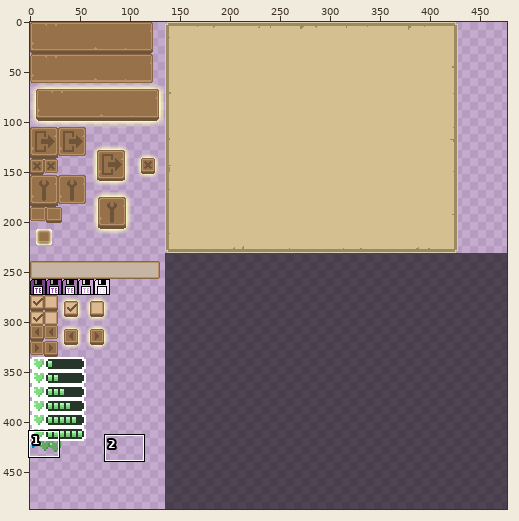
File history of a sprite sheet, Temple Escape/Game/textures/ui/ui_atlas.png. The first picture is a wide view before the edit; the outline marks the close-up.
Close-up. Old version:
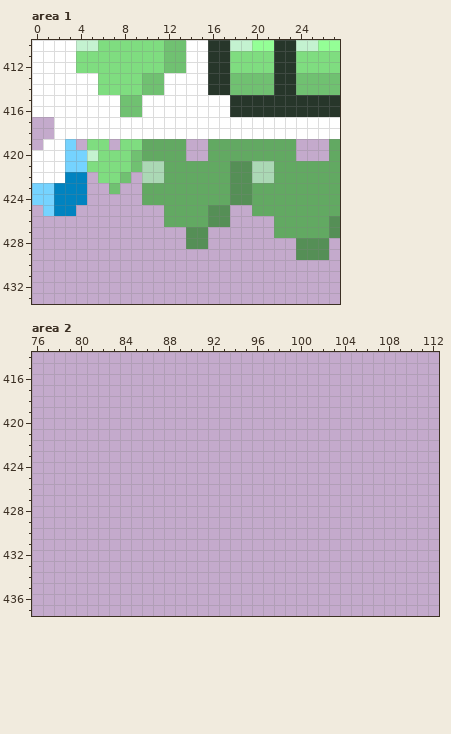
The file is 477x487 pixels. Pixels under 10% opacity are left out. Colours within 5 levels of each other are drawn and written as one. Shown: area 1: x 0..27, y 410..433; area 2: x 76..112, y 414..437.
Now the later version:
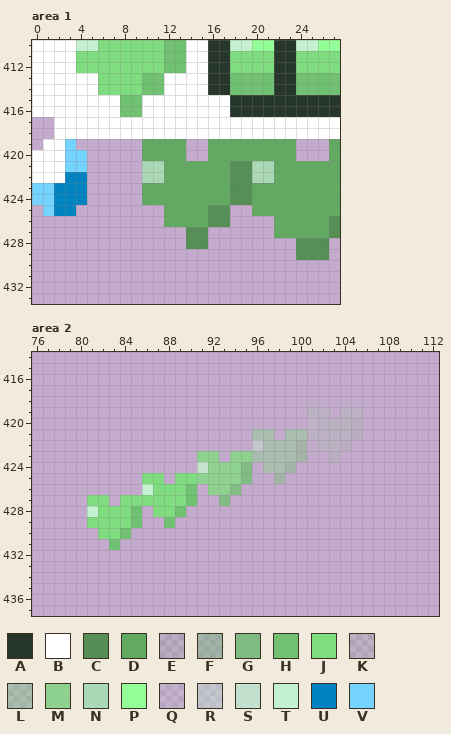
Palette (. is transparent): A #27362a  B #ffffff  C #558f56  D #62a962  E #6fc1711e  F #6fc17164  G #6fc171c8  H #70c171  J #7fdd80  K #80dd801e  L #80dd8064  M #80dd80c8  N #abd8b5  P #94ff96  Q #c4f2cf1e  R #c4f2cf64  S #c4f2cfc8  T #c4f2d0  U #0083c0  V #75d3ff
The author wrote: Added heart anim irt atlas
Diff:
--- area 1
@@ x 3..11 @@
 418 BBBBBBBBB
-419 V.JJ.JJDD
-420 VVTJJJHDD
-421 VVJJJJHNN
-422 UU.JJH.NN
-423 UU..H..DD
+419 V......DD
+420 VV.....DD
+421 VV.....NN
+422 UU.....NN
+423 UU.....DD
 424 UU.....DD
--- area 2
@@ x 76..112 @@
 418 .....................................
-419 .....................................
-420 .....................................
-421 .....................................
-422 .....................................
-423 .....................................
-424 .....................................
-425 .....................................
-426 .....................................
-427 .....................................
-428 .....................................
-429 .....................................
-430 .....................................
-431 .....................................
+419 .........................KK.KK.......
+420 .........................QKKKE.......
+421 ....................LL.LLKKKKE.......
+422 ....................RLLLF.KKE........
+423 ...............MM.MMLLLLF..E.........
+424 ...............SMMMG.LLF.............
+425 ..........JJ.JJMMMMG..F..............
+426 ..........TJJJH.MMG..................
+427 .....JJ.JJJJJJH..G...................
+428 .....TJJJH.JJH.......................
+429 .....JJJJH..H........................
+430 ......JJH............................
+431 .......H.............................
 432 .....................................
